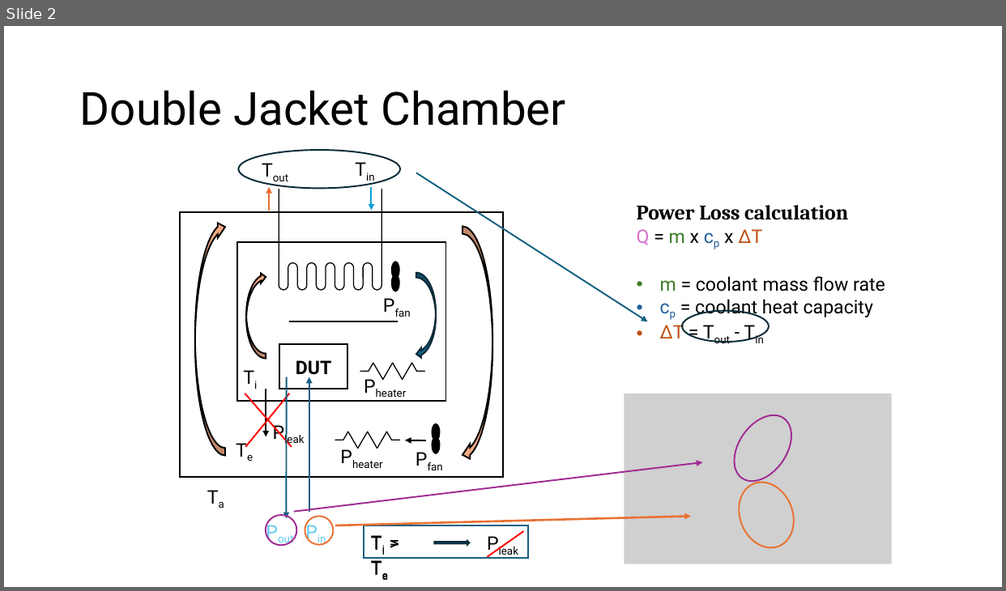
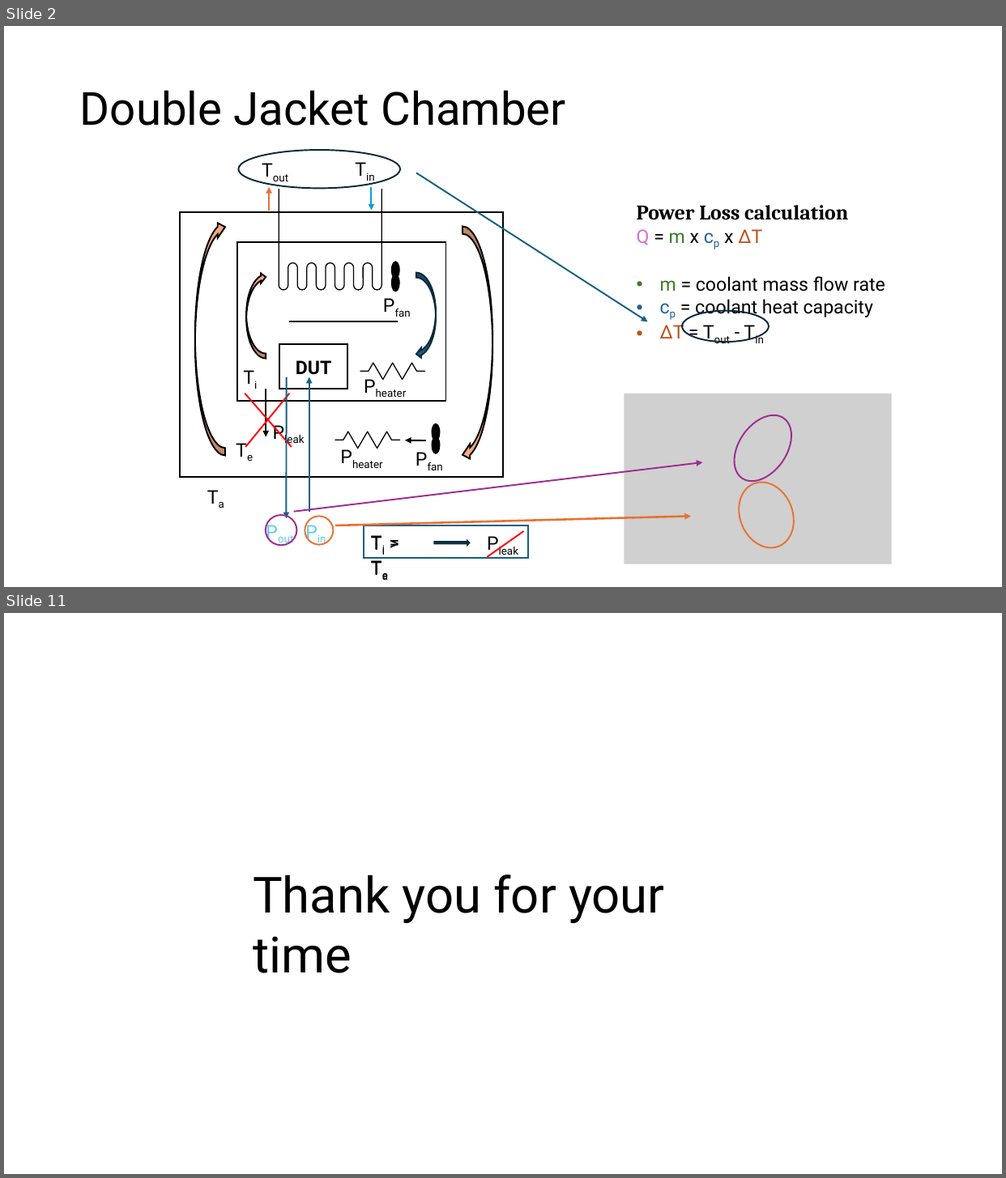
Before and after one commit to Bill-Gkionis/Roboteq-Internship, a slide deck: RoboteQ/Final.pptx. Shown one above the other, each under a label of ours: slide 2 before the commit, slides 2 and 11 after it; the slides between them are not shown. The pictures are 1006x591 and 1006x1178 pixels, drawn with LibreOffice and Linux fonts; fonts in the diff are those of the drawing; grey boxes stand for pictures. Boxes give left, top, right and bottom in pixels: in the first picture for what was removed or moved away, otherwise in the second. Text is boxed around its words. In the diff, an @@ line names an element or a change of style, - is before the commit and + after.

```diff
--- a/RoboteQ/Final.pptx
+++ b/RoboteQ/Final.pptx
@@ slide 11 added at (x1=4, y1=613, x2=1002, y2=1174), background #FFFFFF @@
@@ text added at (x1=253, y1=875, x2=665, y2=973), 48 pt, text #000000 @@
+Thank you for your time
```
Also in this commit, not shown: 1 slide changed, 5 other slides added, 1 other file.
